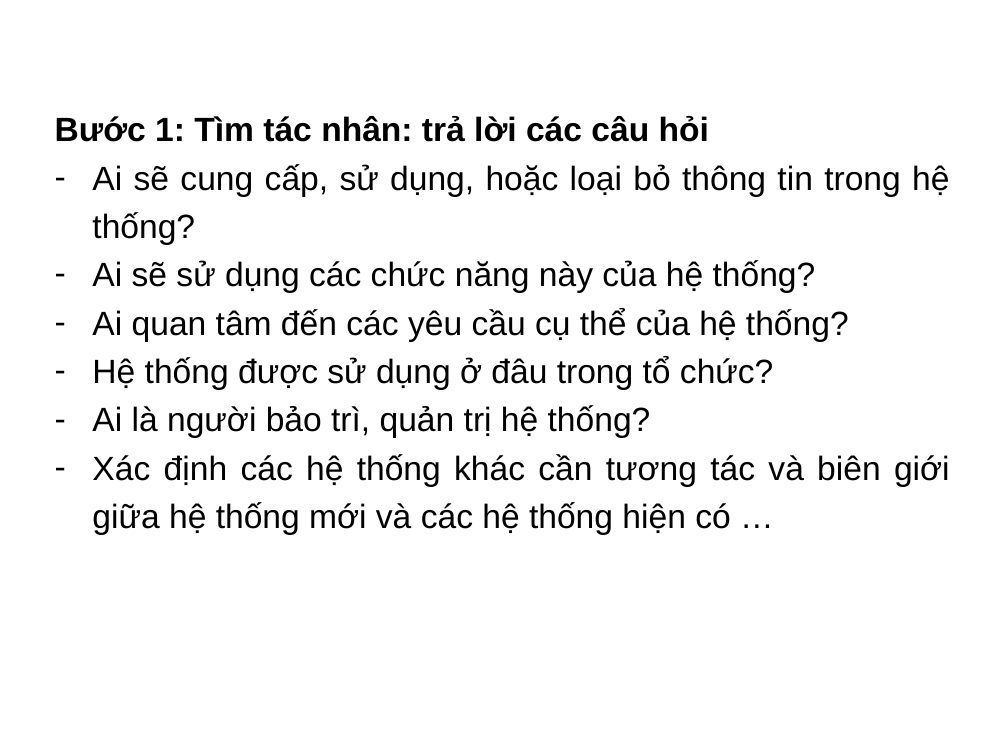
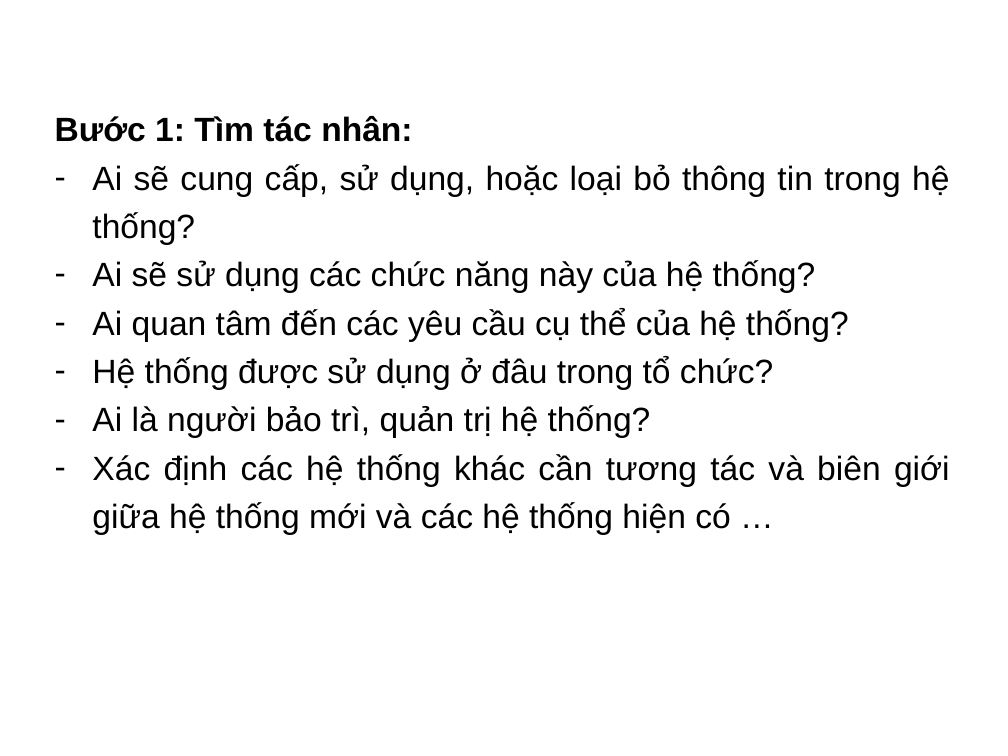
Before and after one commit to HienNguyen482412/UML_Doc, a slide deck: slide 15 of Slide.pptx. Drawn at 1008x756 pixels with LibreOffice and Linux fonts; fonts in the diff are those of the drawing; background and template pictures are left out. Boxes give left, top, right and bottom in pixels: in the first picture for what was removed or moved away, otherwise in the second. Text is boxed around its words. In the diff, an @@ line names an element or a change of style, - is before the commit and + after.

```diff
--- a/Slide.pptx
+++ b/Slide.pptx
@@ text at (55,116,412,142): text changed @@
-Bước 1: Tìm tác nhân: trả lời các câu hỏi
+Bước 1: Tìm tác nhân:
```
Also in this commit, not shown: 2 other slides changed, 12 other files.
